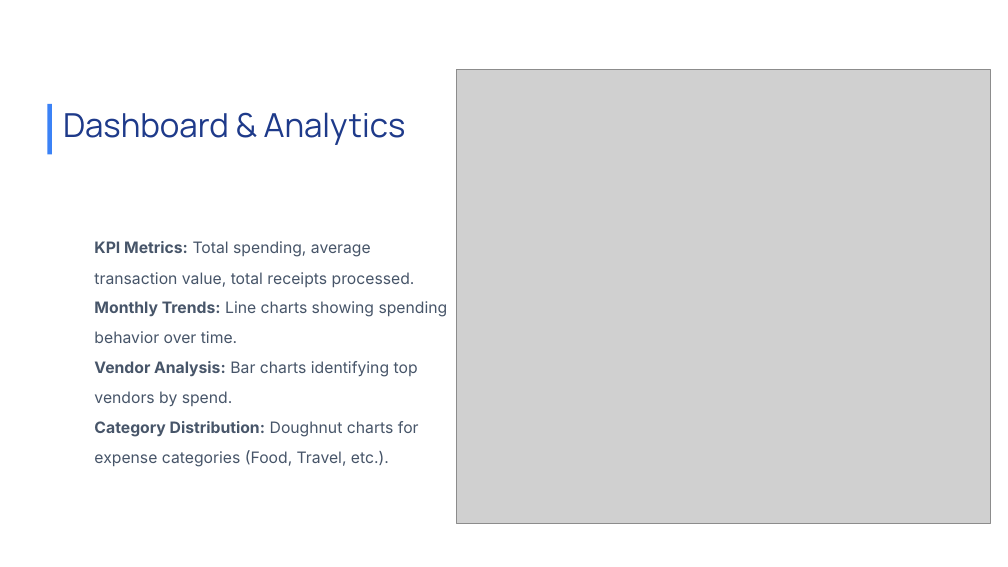
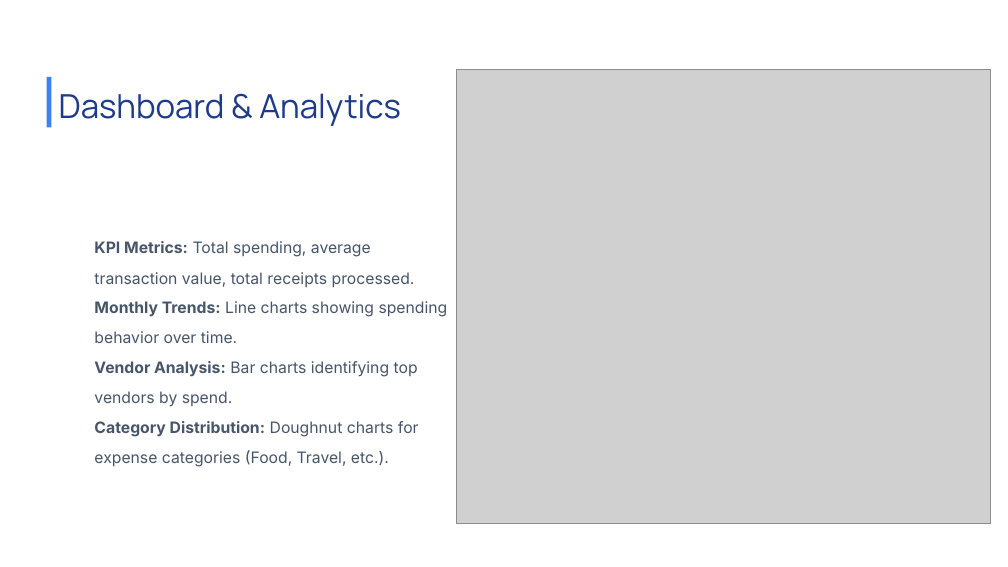
Before and after one commit to abhay1maurya/Team-A-Receipt-and--Invoice-Digitizer, a slide deck: slide 9 of documents/AI-Powered Receipt and Invoice Digitizer.pptx. Drawn at 1008x567 pixels with LibreOffice and Linux fonts; fonts in the diff are those of the drawing; grey boxes stand for pictures; background and template pictures are left out. Boxes give left, top, right and bottom in pixels: in the first picture for what was removed or moved away, otherwise in the second. Text is boxed around its words. In the diff, an @@ line names an element or a change of style, - is before the commit and + after.

```diff
--- a/documents/AI-Powered Receipt and Invoice Digitizer.pptx
+++ b/documents/AI-Powered Receipt and Invoice Digitizer.pptx
@@ rectangle: place and size @@
-rectangle at [48, 104, 52, 155]
+rectangle at [47, 77, 51, 128]
@@ text "Dashboard & Analytics": place and size @@
-text "Dashboard & Analytics" at [63, 112, 406, 145]
+text "Dashboard & Analytics" at [59, 93, 401, 126]
```
